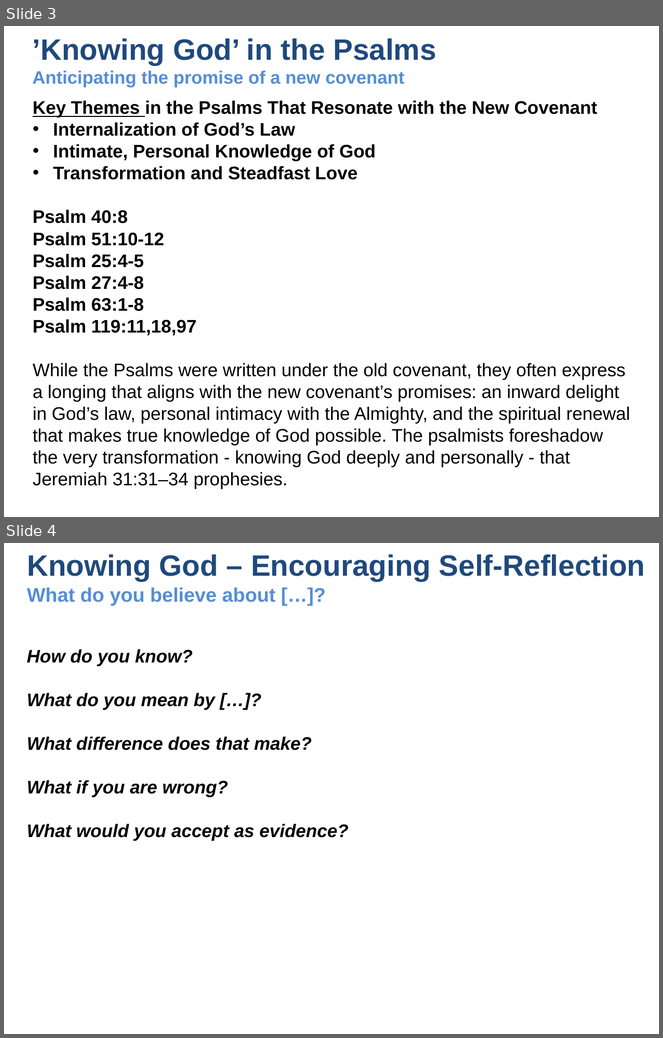
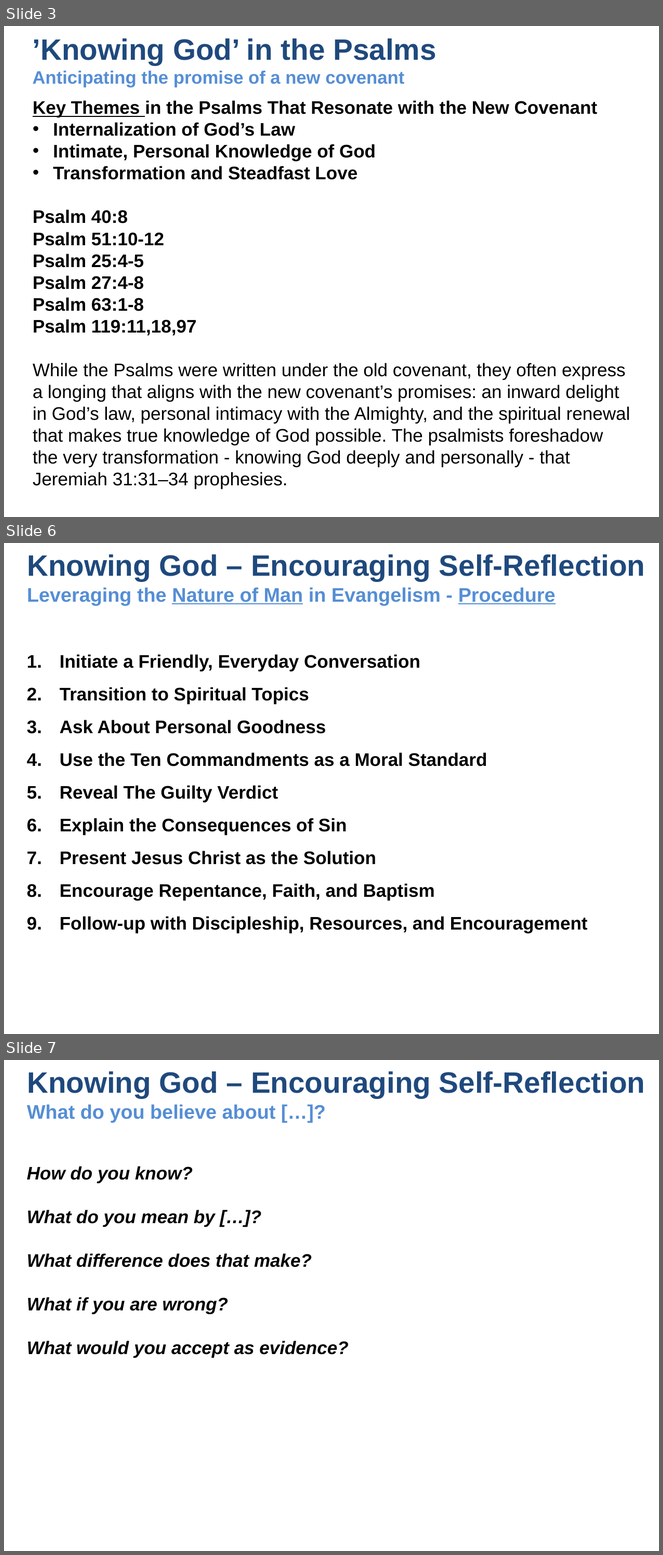
Before and after one commit to UsefulEngines/EvangelismPublic, a slide deck: 2024-Q4/2024-12-15/2024-12-15-Psalms.pptx. Shown one above the other, each under a label of ours: slides 3 and 4 before the commit, slides 3, 6 and 7 after it; the slides between them are not shown. The pictures are 663x1038 and 663x1555 pixels, drawn with LibreOffice and Linux fonts; fonts in the diff are those of the drawing. Boxes give left, top, right and bottom in pixels: in the first picture for what was removed or moved away, otherwise in the second. Text is boxed around its words. In the diff, an @@ line names an element or a change of style, - is before the commit and + after.

```diff
--- a/2024-Q4/2024-12-15/2024-12-15-Psalms.pptx
+++ b/2024-Q4/2024-12-15/2024-12-15-Psalms.pptx
@@ slide 6 added at (x1=4, y1=543, x2=659, y2=1034), background #FFFFFF @@
@@ title added at (x1=27, y1=554, x2=646, y2=605), 21.6 pt, text #558ED5, bold @@
+Knowing God – Encouraging Self-Reflection
+Leveraging the Nature of Man in Evangelism - Procedure
@@ text added at (x1=60, y1=654, x2=588, y2=934), 20 pt, text #000000, bold @@
+1. Initiate a Friendly, Everyday Conversation
+2. Transition to Spiritual Topics
+3. Ask About Personal Goodness
+4. Use the Ten Commandments as a Moral Standard
+5. Reveal The Guilty Verdict
+6. Explain the Consequences of Sin
+7. Present Jesus Christ as the Solution
+8. Encourage Repentance, Faith, and Baptism
+9. Follow-up with Discipleship, Resources, and Encouragement
@@ what was slide 4 is now slide 7 @@
```
Also in this commit, not shown: 4 slides changed, 1 other slide added, 1 other file.
